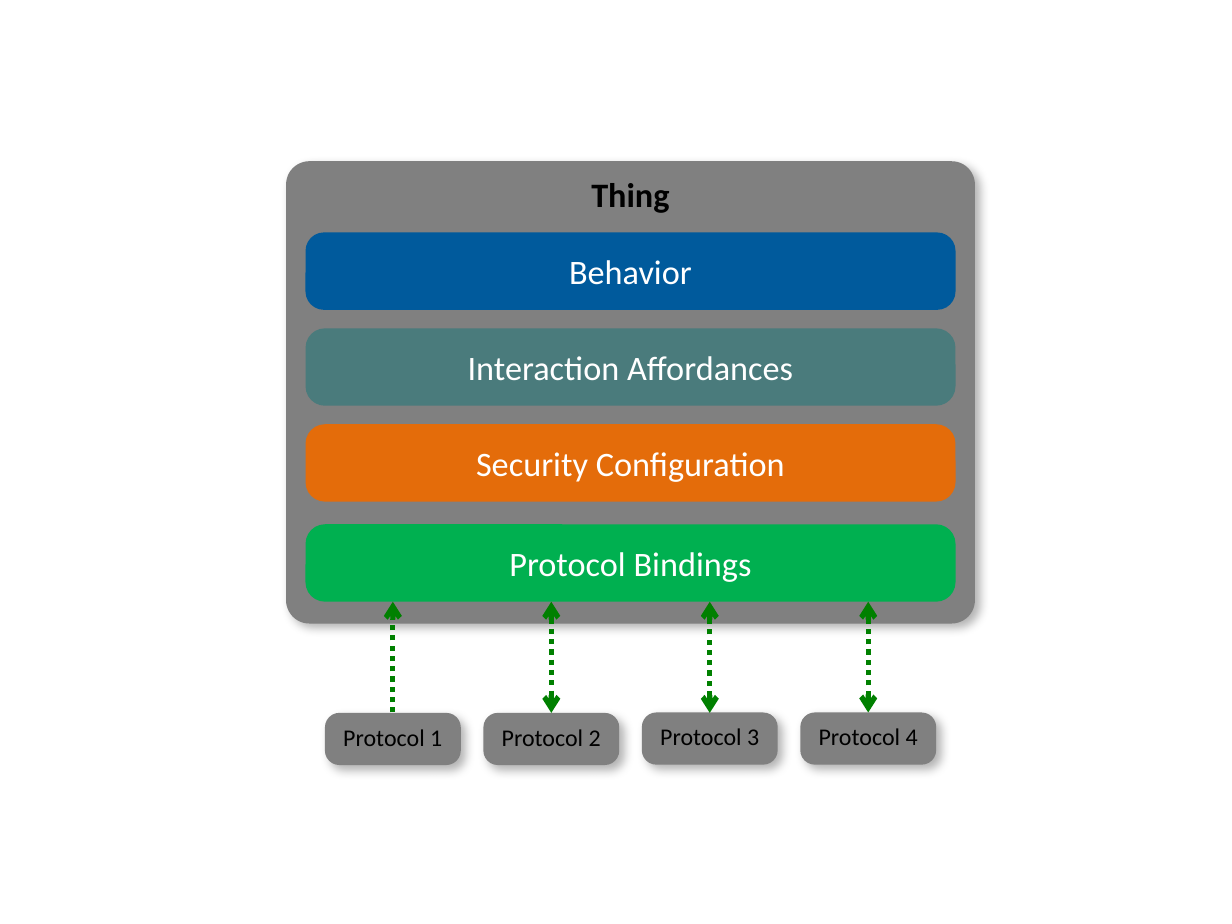
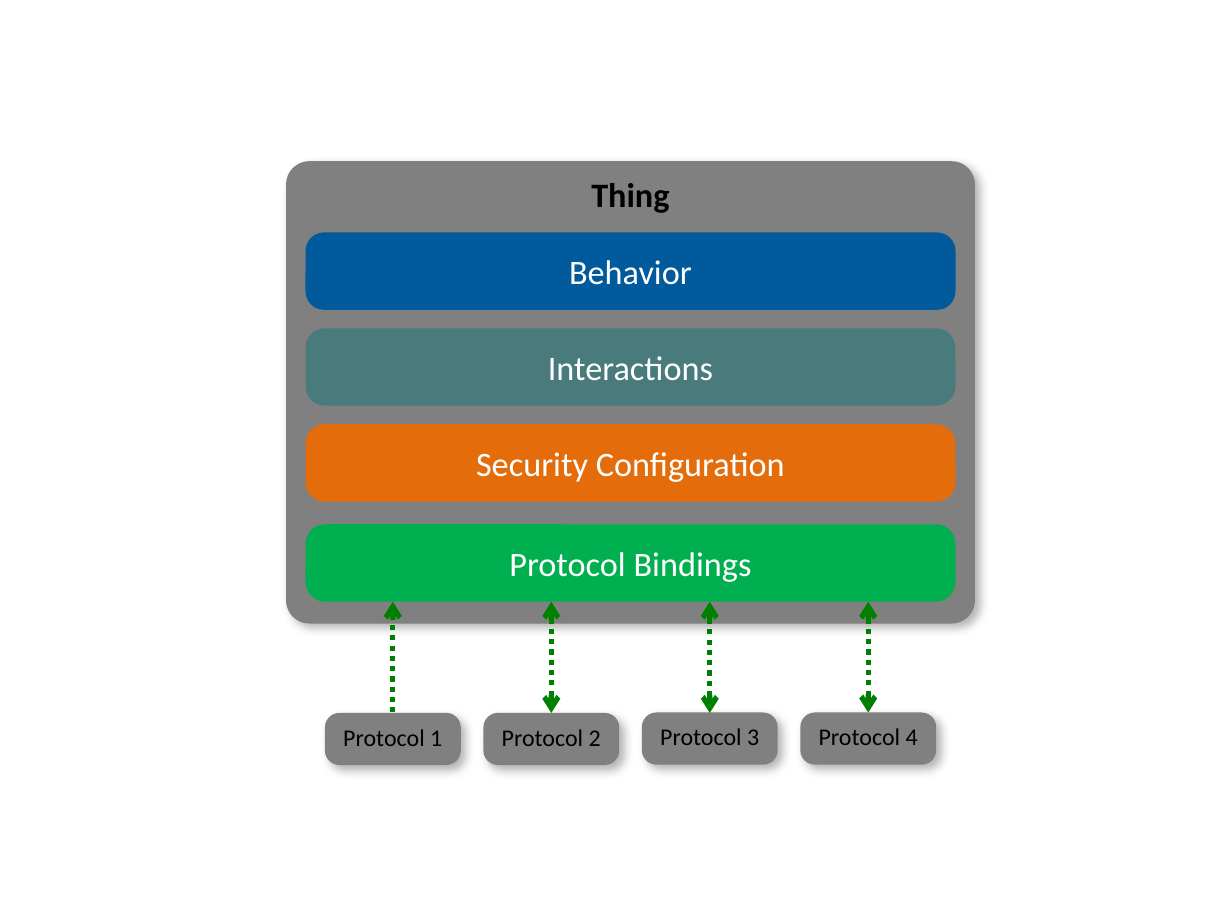
Before and after one commit to w3c/wot-architecture, a slide deck: slide 5 of images/wot-architecture-figures-new2.pptx (slide 3 before the commit). Drawn at 1232x924 pixels with LibreOffice and Linux fonts; fonts in the diff are those of the drawing. Boxes give left, top, right and bottom in pixels: in the first picture for what was removed or moved away, otherwise in the second. Text is boxed around its words. In the diff, an @@ line names an element or a change of style, - is before the commit and + after.

```diff
--- a/images/wot-architecture-figures-new2.pptx
+++ b/images/wot-architecture-figures-new2.pptx
@@ text in rounded rectangle at box(548, 356, 713, 380): text changed @@
-Interaction Affordances
+Interactions
```
Also in this commit, not shown: 8 other slides changed.
